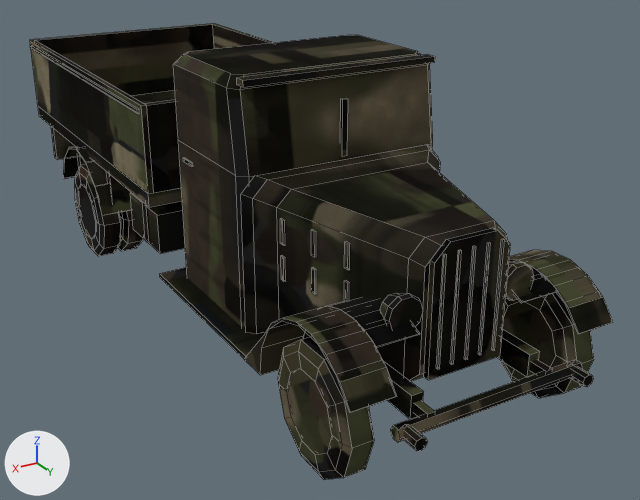
Renders of the Blender file models/PF621L_OPEN/PF621L_OPEN_MID.blend from each side of a commit.
The view is the same before and after, from a 50 mm lens placed at (2.95, 5.69, 3.12), pointed at (-0.26, 0.35, 0.45). The lights are fixed; the arrows at lower left show +X, +Y and +Z. The picture after the commit comes second. Mesh edges are drawn as thin lines.

Names of what the first picture shows: 'Chassis', 'Roue_02', 'Roue_Droite_01', 'Roue_Gauche_01'.
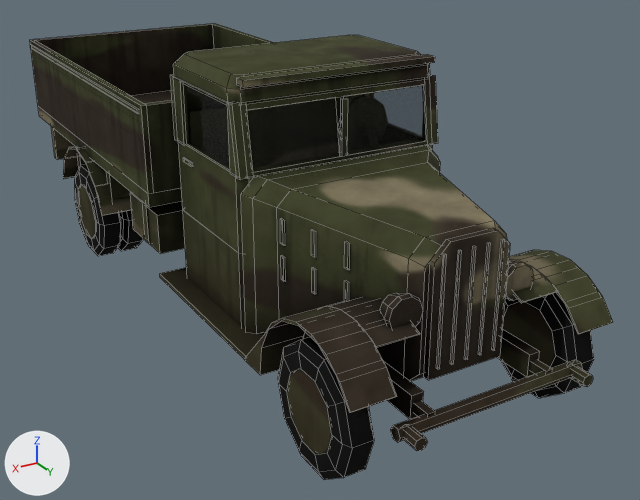
Location of each change, (x1, y1, x2, y2) in pixels of the pictures (640 x 500 px):
part 1 of me_chassis, added: after (424, 77, 432, 145)
part 2 of me_chassis, added: after (240, 102, 253, 179)
part 3 of me_chassis, added: after (173, 76, 187, 145)
part 4 of me_chassis, added: after (180, 80, 227, 105)
part 5 of me_chassis, added: after (171, 74, 178, 141)
part 6 of me_chassis, added: after (253, 141, 428, 176)
part 7 of me_chassis, added: after (246, 79, 425, 111)
part 8 of me_chassis, added (mostly hidden): after (336, 97, 344, 152)
part 9 of me_chassis, added: after (173, 63, 438, 327)
part 10 of me_chassis, surface changed: (30, 23, 613, 451) in both
part 11 of me_roue_droite_01, surface changed: (278, 337, 374, 478) in both
part 12 of me_roue_gauche_01, surface changed: (500, 293, 594, 394) in both

Diff of the bpy script that builds the scene:
```diff
--- a/models/PF621L_OPEN/PF621L_OPEN_MID.blend.py
+++ b/models/PF621L_OPEN/PF621L_OPEN_MID.blend.py
@@ me_chassis @@
-me_chassis.from_pydata(...)  # 730 vertices, 506 faces; spans x -1.01..1.01, y -2.93..2.75, z 0.34..2.0
+me_chassis.from_pydata(...)  # 958 vertices, 670 faces; spans x -1.01..1.01, y -2.93..2.75, z 0.34..2.0
+# me_chassis part 1: the loose piece of 8 vertices spanning x -0.02..0.02, y 1.06..1.08, z 1.43..1.8 is copied, and the copy is turned 8.4 degrees about the x axis through its middle and scaled by 1.23, then moved by (-0.68, -0.03, 0.01); it spans x -0.7..-0.66, y 0.99..1.09, z 1.4..1.85
+# me_chassis part 2: the loose piece of 8 vertices spanning x -0.02..0.02, y 1.06..1.08, z 1.43..1.8 is copied, and the copy is turned 8.4 degrees about the x axis through its middle and scaled by 1.23, then moved by (0.68, -0.03, 0.01); it spans x 0.66..0.7, y 0.99..1.09, z 1.4..1.85
+# me_chassis part 3: a new loose piece, a box spanning x 0.715..0.75, y 0.12..0.24, z 1.4..1.85, in mat_m_tk
+# me_chassis part 4: a new loose piece, a box spanning x 0.715..0.75, y 0.24..0.95, z 1.83..1.85, in mat_m_tk
+# me_chassis part 5: a new loose piece, a box spanning x 0.7..0.75, y 0.07..0.12, z 1.4..1.85, in mat_m_tk
+# me_chassis part 6: the loose piece of 8 vertices spanning x -0.02..0.02, y 1.06..1.08, z 1.43..1.8 is copied, and the copy is scaled about its middle by (33, 1.75, 0.0811), then moved by (0.0, 0.0, -0.2); it spans x -0.66..0.66, y 1.05..1.09, z 1.4..1.43
+# me_chassis part 7: the loose piece of 8 vertices spanning x -0.7..0.7, y 0.99..1.07, z 1.96..2.0 is copied, and the copy is scaled about its middle by (0.943, 0.438, 1.25), then moved by (0.0, -0.02, -0.15); it spans x -0.66..0.66, y 0.99..1.03, z 1.8..1.85
+# me_chassis part 8: a new loose piece, a box spanning x -0.69..0.69, y 0.13..0.23, z 1.12..1.62, in mat_m_tk
+# me_chassis part 9: 88 vertices added at x -0.75..0.75, y 0.07..1.09, z 0.9..1.85
+# me_chassis part 10: 488 kept faces spanning x -1.01..1.01, y -2.93..2.75, z 0.34..2.0 get new texture (UV) coordinates
+# other edits to the shape of me_chassis do not show in these pictures
 me_chassis.materials.append(mat_m_tk)
+me_chassis.materials.append(mat_m_vitre)  # black #000000
@@ me_roue_droite_01 @@
 me_roue_droite_01.from_pydata(...)  # 96 vertices, 78 faces; spans x -0.095..0.095, y -0.4..0.4, z -0.38..0.38
+# me_roue_droite_01 part 11: texture (UV) coordinates of 78 of 78 faces, centred in x -0.095..0.095, y -0.362..0.362, z -0.38..0.38, changed; they spanned u 0.36..0.87, v 0.12..0.97 and now span u 0.12..0.9, v 0.07..0.85
 me_roue_droite_01.materials.append(mat_m_tk)
@@ me_roue_gauche_01 @@
 me_roue_gauche_01.from_pydata(...)  # 96 vertices, 78 faces; spans x -0.095..0.095, y -0.4..0.4, z -0.38..0.38
+# me_roue_gauche_01 part 12: texture (UV) coordinates of 78 of 78 faces, centred in x -0.095..0.095, y -0.362..0.362, z -0.38..0.38, changed; they spanned u 0.36..0.87, v 0.12..0.97 and now span u 0.12..0.9, v 0.07..0.85
 me_roue_gauche_01.materials.append(mat_m_tk)
```
